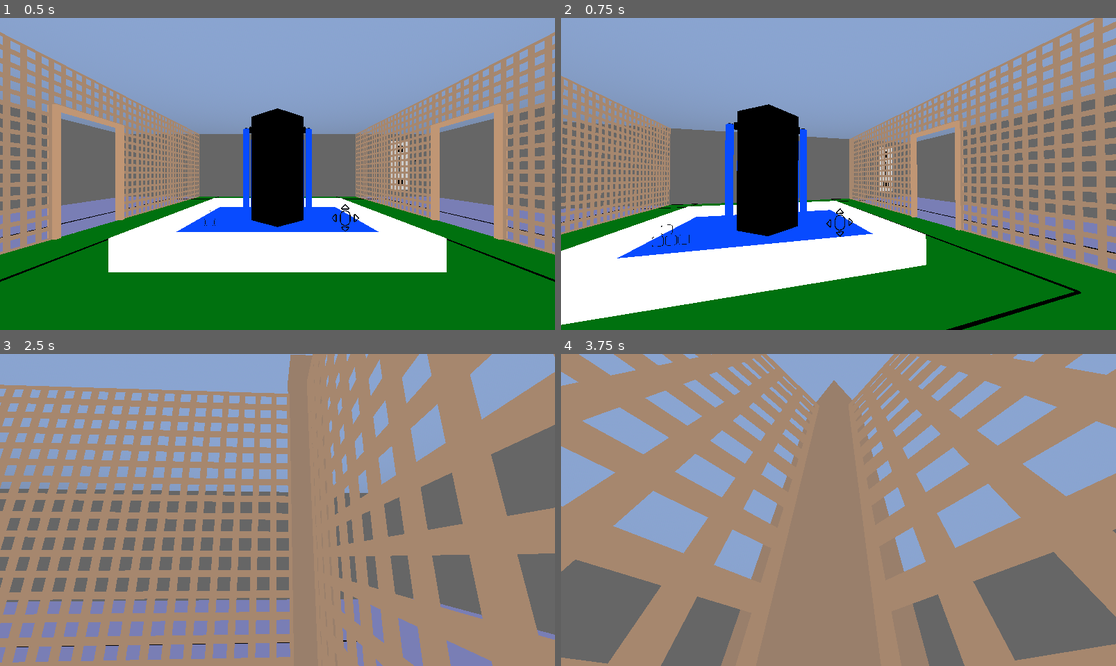
Above: before the commit, frames 1-4 (two rows, left to right).
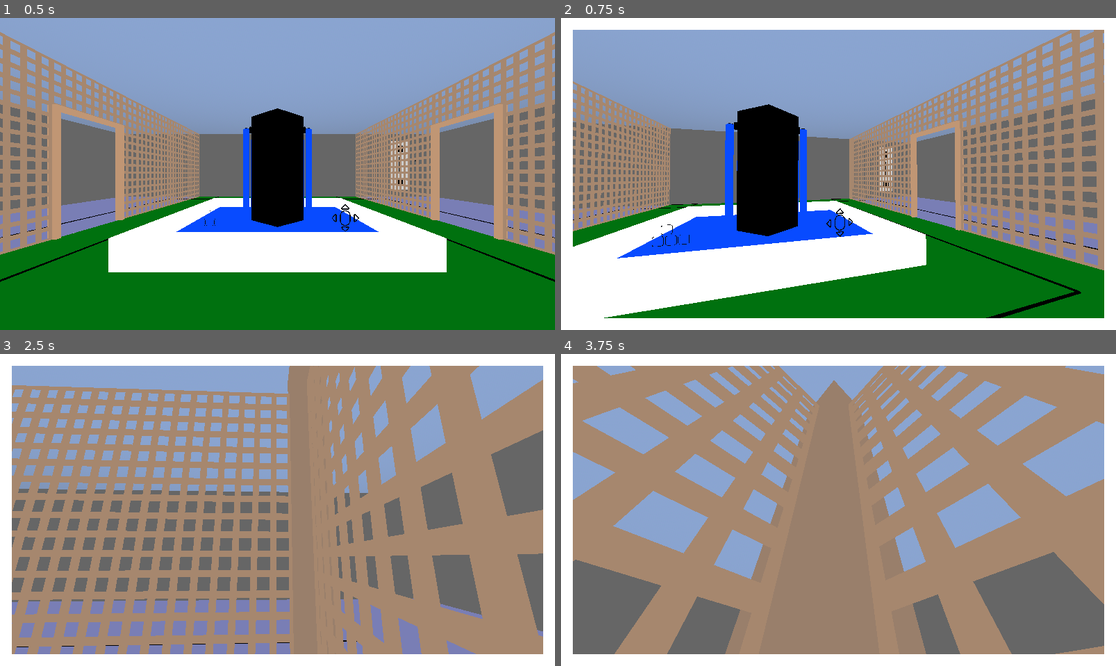
Above: after the commit, the same moments.

Repository: MarkRoss470/grid-puzzle-game
Game: Godot game, scene res://scenes/Main.tscn
Same seed, same stepped clock (60 frames per second), same inputs: the game is played once before the commit and once after it.
Inputs (mouse positions are in pixels of both pictures, inside the frame that each line leads up to):
- Up to frame 1 (0.5 s): no input
- Up to frame 2 (0.75 s): tap Enter (ui_accept) at 0.5 s; move the mouse to (866, 174) at 0.52 s; hold W (move_forward) from 0.53 s (still down); tap Space (free_mouse) at 0.6 s; click (866, 174) at 0.67 s
- Up to frame 3 (2.5 s): tap Enter (ui_accept) at 0.77, 1.25, 1.52 s; move the mouse to (166, 525) at 1.27 s; release W (move_forward) at 1.28 s; hold S (move_backward) 1.28-2.03 s; tap Space (free_mouse) at 1.35, 2.3 s; click (166, 525) at 1.42 s; move the mouse to (288, 503) at 2.02 s; hold W (move_forward) from 2.03 s (still down); hold Shift (run) from 2.03 s (still down); click (288, 503) at 2.17 s
- Up to frame 4 (3.75 s): keep holding W (move_forward); tap R (reset) at 2.75 s; move the mouse to (810, 572) at 2.77 s; release Shift (run) at 2.78 s; tap Space (free_mouse) at 2.85, 3.6 s; click (810, 572) at 2.92 s; tap Enter (ui_accept) at 3.02 s; move the mouse to (877, 513) at 3.52 s; click (877, 513) at 3.67 s

Frame 1 is identical in both runs. In frame 2, 11% of the frame differs, in the area x 0-100%, y 0-100%; in frame 3, 12%; in frame 4, 12%.

Commit message:
Added screen border when in puzzle mode

Diff:
--- a/scenes/Main.tscn
+++ b/scenes/Main.tscn
@@ -88,7 +88,7 @@
 max_fall_speed = 1.0
 mouse_sensitivity = 0.005
 camera = NodePath("PlayerCamera")
-mode_indicator = NodePath("")
+mode_indicator = NodePath("../Mode indicator")
 
 [node name="PlayerCapsule" type="CollisionShape3D" parent="Player"]
 transform = Transform3D(1, 0, 0, 0, 1, 0, 0, 0, 1, 0, -0.75, 0)
@@ -255,12 +255,58 @@
 
 [node name="Islands" parent="." instance=ExtResource("5_5yoom")]
 
-[node name="PauseMenu" parent="." instance=ExtResource("7_1u80p")]
-
 [node name="Courtyard" parent="." instance=ExtResource("10_rybfv")]
 
 [node name="laser area" parent="." instance=ExtResource("11_x2vnp")]
 transform = Transform3D(-4.37114e-08, 0, -1, 0, 1, 0, 1, 0, -4.37114e-08, -40, 0, -6)
+
+[node name="Mode indicator" type="CanvasLayer" parent="."]
+visible = false
+
+[node name="Container" type="Control" parent="Mode indicator"]
+layout_mode = 3
+anchors_preset = 15
+anchor_right = 1.0
+anchor_bottom = 1.0
+grow_horizontal = 2
+grow_vertical = 2
+
+[node name="Left" type="ColorRect" parent="Mode indicator/Container"]
+layout_mode = 1
+anchors_preset = -1
+anchor_bottom = 1.0
+offset_right = 25.0
+grow_horizontal = 2
+grow_vertical = 2
+
+[node name="Right" type="ColorRect" parent="Mode indicator/Container"]
+layout_mode = 1
+anchors_preset = 11
+anchor_left = 1.0
+anchor_right = 1.0
+anchor_bottom = 1.0
+offset_left = -25.0
+grow_horizontal = 0
+grow_vertical = 2
+
+[node name="Top" type="ColorRect" parent="Mode indicator/Container"]
+layout_mode = 1
+anchors_preset = 10
+anchor_right = 1.0
+offset_bottom = 25.0
+grow_horizontal = 2
+
+[node name="Bottom" type="ColorRect" parent="Mode indicator/Container"]
+layout_mode = 1
+anchors_preset = 12
+anchor_top = 1.0
+anchor_right = 1.0
+anchor_bottom = 1.0
+offset_top = -25.0
+grow_horizontal = 2
+grow_vertical = 0
+
+[node name="PauseMenu" parent="." instance=ExtResource("7_1u80p")]
 
 [connection signal="input_event" from="Tile/Area3D" to="Tile" method="input_event"]
 [connection signal="mouse_entered" from="Tile/Area3D" to="Tile" method="mouse_enter"]
--- a/scripts/CharacterController.gd
+++ b/scripts/CharacterController.gd
@@ -15,13 +15,15 @@
 
 # The player camera
 @export var camera: Camera3D
+# The node which shows that the player is in puzzle mode
+@export var mode_indicator: Node
 
 # Whether to make the game fullscreen
 @export var fullscreen := true
 
 # Whether the mouse is free (when interacting with a puzzle)
 # Controls whether mouse and keyboard inputs move the player
-var mouse_is_free := false
+var in_puzzle_mode := false
 
 # The vertical velocity
 var y_velocity := 0.0
@@ -53,7 +55,7 @@
 	# Turn camera on mouse motion
 	if event is InputEventMouseMotion:
 		# Don't turn if interacting with a puzzle
-		if mouse_is_free: return
+		if in_puzzle_mode: return
 
 		# Calculate current up/down view angle (angle to up vector)
 		var current_angle := camera.transform.basis.z.angle_to(Vector3.UP)
@@ -74,7 +76,7 @@
 # Movement is calculated here, rotation is calculated in _input
 func _physics_process(delta: float):
 	# Dont move if interacting with a puzzle
-	if not mouse_is_free:
+	if not in_puzzle_mode:
 		# Stores direction player will move in
 		var direction := Vector3.ZERO
 
@@ -122,13 +124,15 @@
 	# If 'free_mouse' input was just pressed, update mouse mode
 	if Input.is_action_just_pressed("free_mouse"):
 		# If mouse is currently free, capture it
-		if mouse_is_free:
+		if in_puzzle_mode:
+			mode_indicator.visible = false
 			Input.set_mouse_mode(Input.MOUSE_MODE_CAPTURED)
-			mouse_is_free = false
+			in_puzzle_mode = false
 		# If mouse is currently captured, free it
 		else:
+			mode_indicator.visible = true
 			Input.set_mouse_mode(Input.MOUSE_MODE_VISIBLE)
-			mouse_is_free = true
+			in_puzzle_mode = true
 
 func save():
 	SaveManager.set_state("player", {
--- a/scripts/PauseMenu.gd
+++ b/scripts/PauseMenu.gd
@@ -114,7 +114,7 @@
 	get_tree().paused = false
 	is_paused = false
 
-	if get_node("/root/Node3D/Player").mouse_is_free:
+	if get_node("/root/Node3D/Player").in_puzzle_mode:
 		Input.set_mouse_mode(Input.MOUSE_MODE_VISIBLE)
 	else:
 		Input.set_mouse_mode(Input.MOUSE_MODE_CAPTURED)
